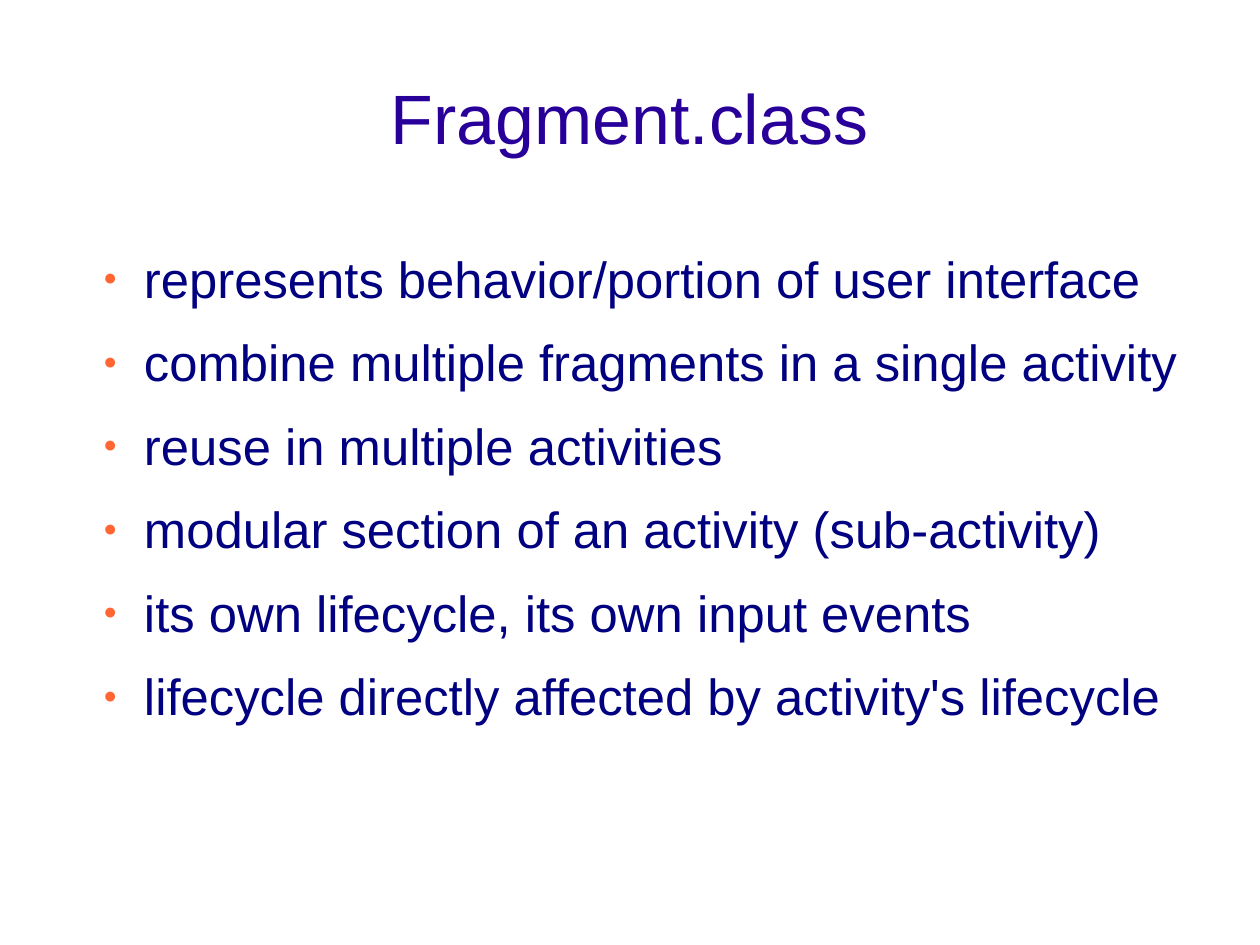
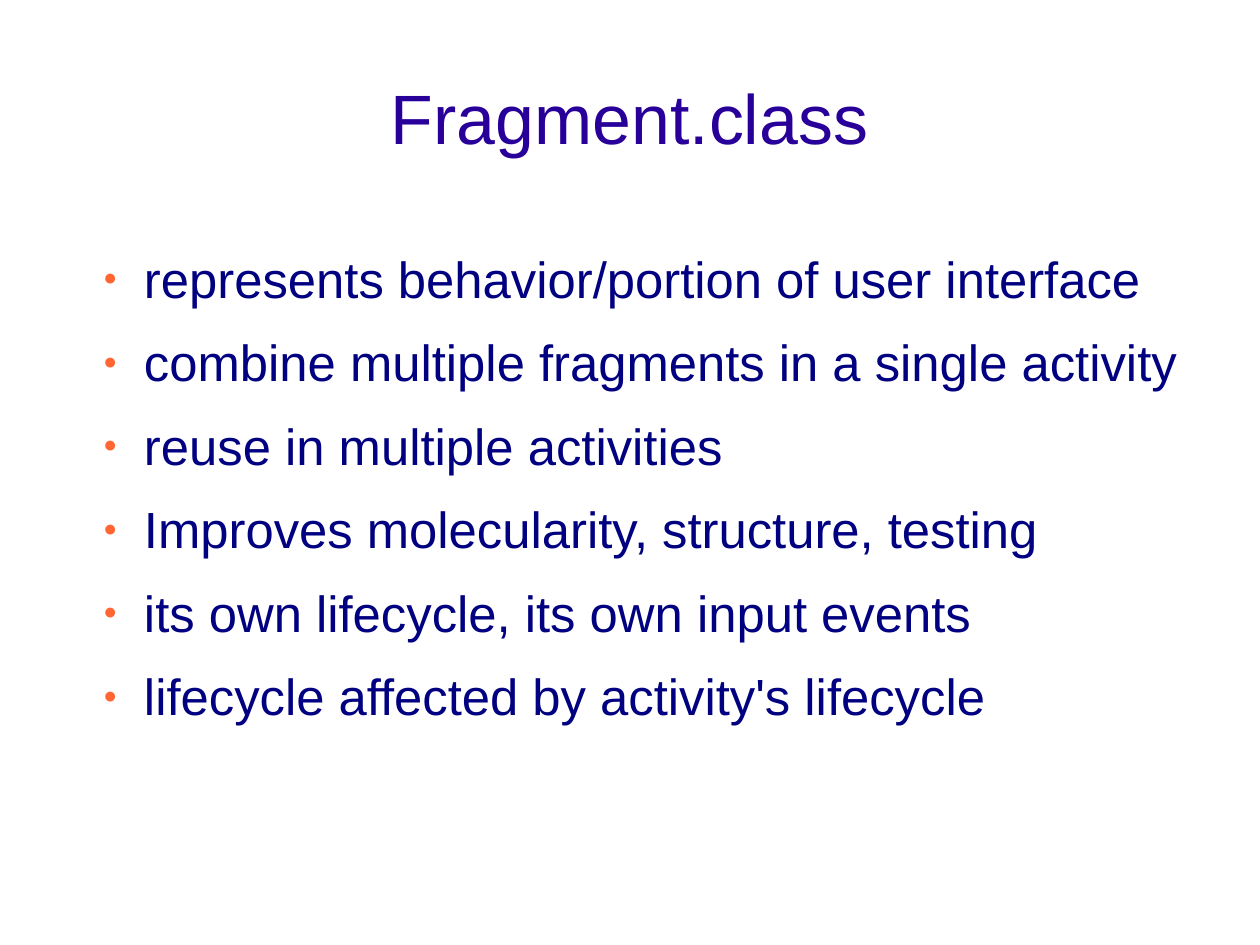
Before and after one commit to Sifis-Develop/Spoon-Knife, a slide deck: slide 11 of android_dev.odp (slide 7 before the commit). Drawn at 1260x945 pixels with LibreOffice and Linux fonts; fonts in the diff are those of the drawing; background and template pictures are left out. Boxes give left, top, right and bottom in pixels: in the first picture for what was removed or moved away, otherwise in the second. Text is boxed around its words. In the diff, an @@ line names an element or a change of style, - is before the commit and + after.

```diff
--- a/android_dev.odp
+++ b/android_dev.odp
@@ text at <box>144,511,1038,559</box>: text changed @@
-● modular section of an activity (sub-activity)
+● Improves molecularity, structure, testing
@@ text at <box>144,678,985,726</box>: text changed @@
-● lifecycle directly affected by activity's lifecycle
+● lifecycle affected by activity's lifecycle
```
Also in this commit, not shown: 6 other slides changed, 6 slides added, 1 slide removed.
